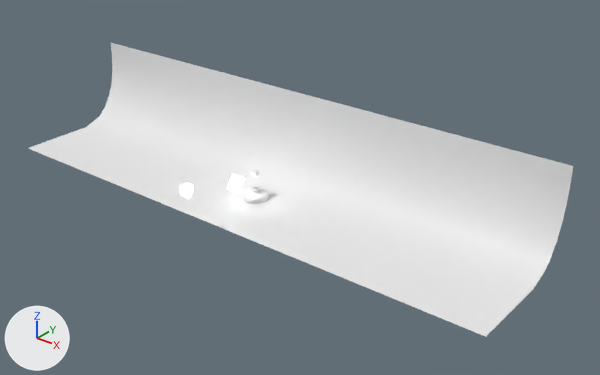
Two versions of the Blender file Lamp Scene.blend, one commit apart.
Before and after are seen from a camera (50 mm lens) standing at (62.4, -69.2, 46.6) and looking at (5.6, 1.8, 2.6). The lights are fixed; the arrows at lower left show +X, +Y and +Z.

Script lines for the objects in view, before the commit:
```python
ob_backdrop = bpy.data.objects.new('Backdrop', me_plane)
ob_backdrop.location = (0.0, 0.0, 0.0)
ob_backdrop.scale = (35.9, 8.26, 8.26)
ob_base = bpy.data.objects.new('Base', cu_beziercircle)
ob_base.location = (0.0, 0.0, 0.0)
ob_light_source = bpy.data.objects.new('Light Source', me_sphere)
ob_light_source.location = (0.0, -11.42, 5.44)
ob_path = bpy.data.objects.new('Path', cu_beziercurve)
ob_path.parent = ob_base
ob_path.location = (-2.113, 0.0, 0.719)
ob_path.rotation_euler = (1.571, 0.0, 0.0)  # degrees (90, 0, 0)
ob_plane = bpy.data.objects.new('Plane', me_plane_001)
ob_plane.location = (0.0, -3.53, 3.38)
ob_plane.rotation_euler = (1.031, 0.0, 0.0)  # degrees (59, 0, 0)
```
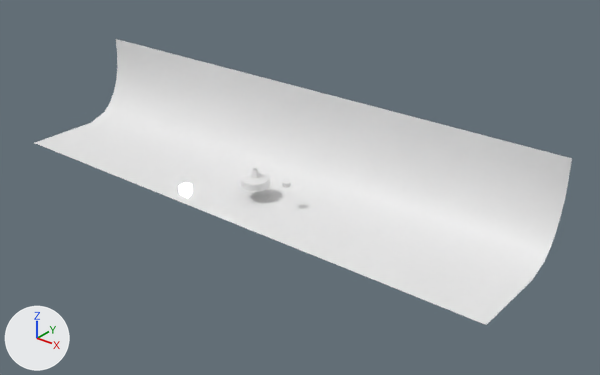
Changed parts and their boxes (x1, y1, x2, y2) in the pictures (600 x 375 px):
'Backdrop', moved
    before: (28, 43, 573, 337)
    after: (35, 39, 572, 325)
'Base', reshaped, moved (15% wider, 26% taller)
    before: (243, 186, 268, 204)
    after: (241, 168, 270, 191)
'Plane', hidden
    before: (227, 174, 244, 194)
'Light Source', moved
    before: (180, 183, 193, 199)
    after: (179, 183, 192, 198)

The change, as a list of edits to the scene's bpy script:
```text
Change cu_beziercircle:
    where _sp = cu_beziercircle.splines.new('BEZIER'); _sp.bezier_points.add(3)
    add _sp.use_smooth = False
Change cu_beziercurve:
    remove _sp.bezier_points.foreach_set('co', [-1.0, 0.0, 0.0, -0.129, 0.931, 0.0, 0.232, 1.434, 0.0])
    remove _sp.bezier_points.foreach_set('handle_left', [-0.94, -0.5, 0.0, -1.129, 0.931, 0.0, -0.768, 1.434, 0.0])
    remove _sp.bezier_points.foreach_set('handle_right', [-1.085, 0.702, 0.0, 0.871, 0.931, 0.0, 1.232, 1.434, 0.0])
    remove for _p, _l, _r in zip(_sp.bezier_points, ['ALIGNED', 'ALIGNED', 'ALIGNED'], ['ALIGNED', 'ALIGNED', 'ALIGNED']): _p.handle_left_type = _l; _p.handle_right_type = _r
    _sp: cu_beziercurve.splines.new('BEZIER'); _sp.bezier_points.add(2) -> cu_beziercurve.splines.new('BEZIER'); _sp.bezier_points.add(6)
    add _sp.bezier_points.foreach_set('co', [0.568, 0.0, 0.0, -1.271, 0.0, 0.0, -1.278, 0.931, 0.0, -0.0874, 1.212, 0.0, 0.241, 2.192, 0.0, 0.241, 0.92, 0.0, 0.5, 0.92, 0.0])
    add _sp.bezier_points.foreach_set('handle_left', [1.18, 0.0, 0.0, -0.658, 0.0, 0.0, -1.276, 0.621, 0.0, -0.479, 1.192, 0.0, 0.132, 1.865, 0.0, 0.241, 1.344, 0.0, 0.414, 0.92, 0.0])
    add _sp.bezier_points.foreach_set('handle_right', [-0.0452, -0.0134, 0.0, -1.273, 0.31, 0.0, -0.73, 0.935, 0.0, 0.0221, 1.539, 0.0, 0.241, 1.768, 0.0, 0.327, 0.92, 0.0, 0.586, 0.92, 0.0])
    add for _p, _l, _r in zip(_sp.bezier_points, ['VECTOR', 'VECTOR', 'VECTOR', 'FREE', 'VECTOR', 'VECTOR', 'VECTOR'], ['FREE', 'VECTOR', 'FREE', 'VECTOR', 'VECTOR', 'VECTOR', 'VECTOR']): _p.handle_left_type = _l; _p.handle_right_type = _r
    where _sp = cu_beziercurve.splines.new('BEZIER'); _sp.bezier_points.add(2)
    add _sp.use_smooth = False
Change ob_base:
    ob_base.location: (0.0, 0.0, 0.0) -> (0.0, 0.0, 1.85)
Change ob_path:
    ob_path.location: (-2.113, 0.0, 0.719) -> (-3.262, 0.0, 0.68)
Change ob_plane:
    ob_plane.location: (0.0, -3.53, 3.38) -> (0.0, -3.53, 13.53)
    add ob_plane.hide_render = True
Change ob_light_source:
    ob_light_source.location: (0.0, -11.42, 5.44) -> (-0.15, -11.42, 5.44)
Change ob_backdrop:
    ob_backdrop.location: (0.0, 0.0, 0.0) -> (-0.81, 1.66, 0.05)
```
